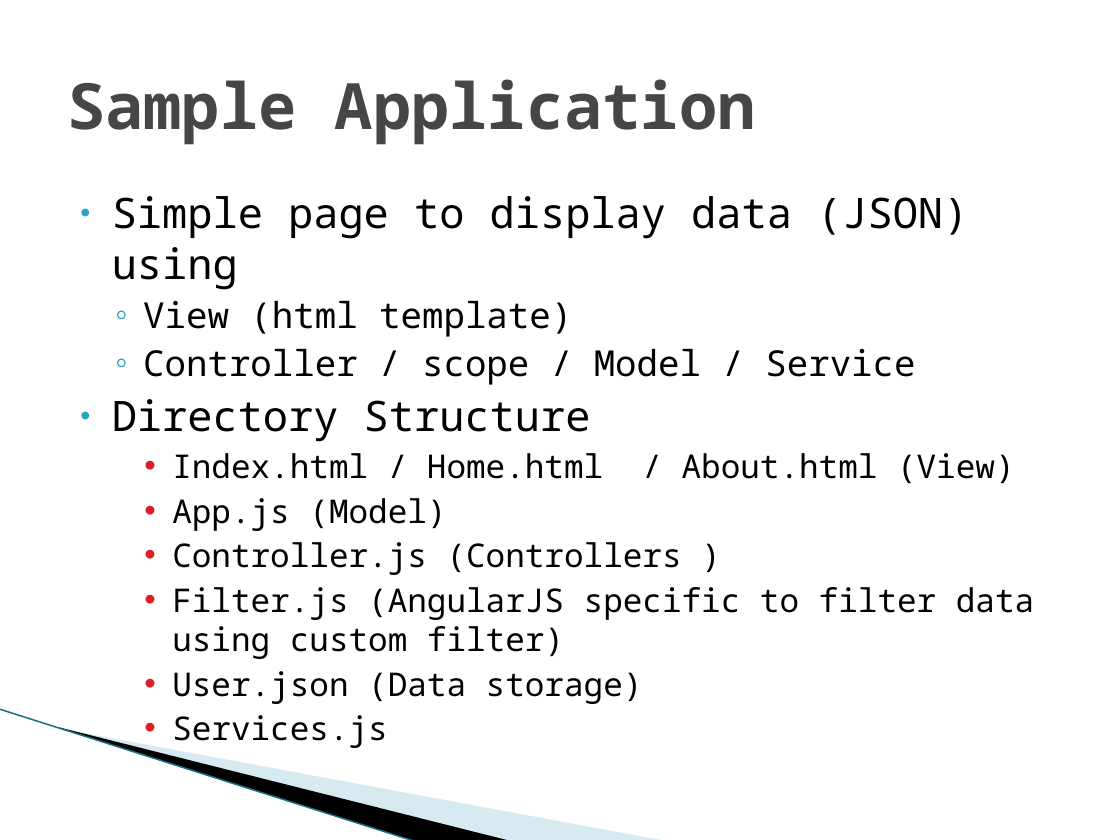
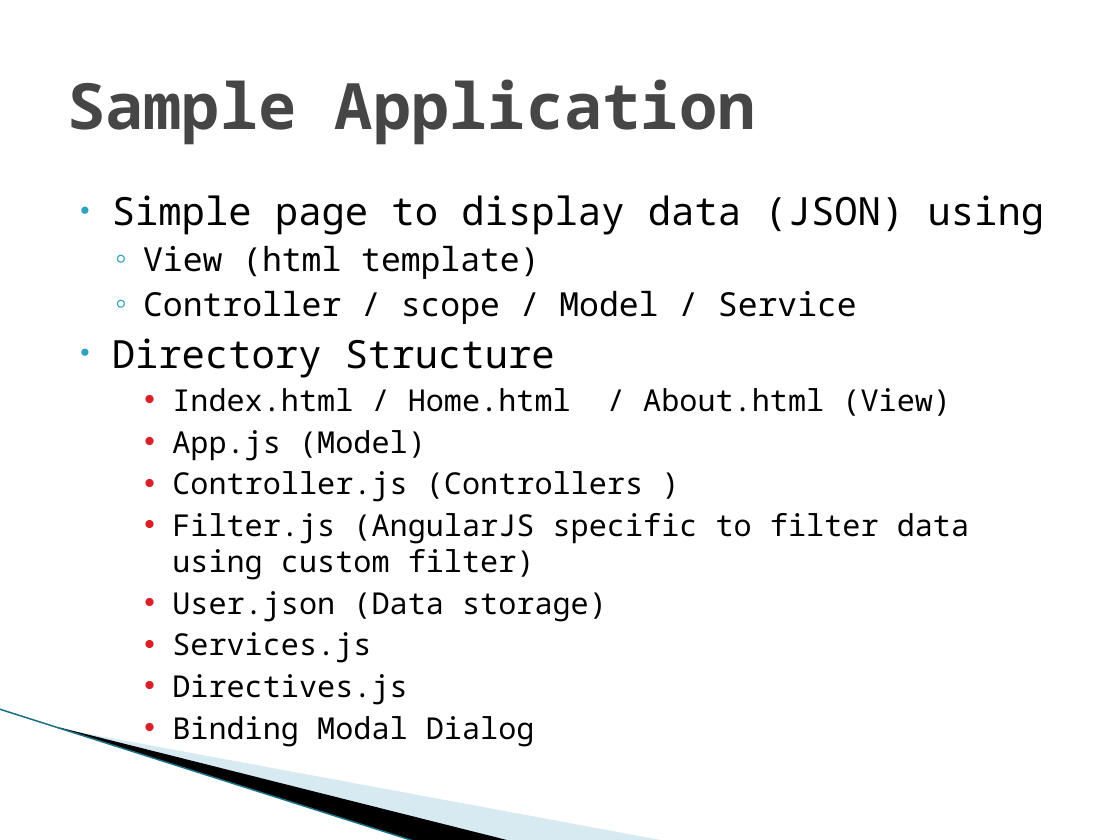
Before and after one commit to LeidosInnovation/Project-AngularJS, a slide deck: slide 4 of AngularJS-02/AngularJS-02.pptx (slide 5 before the commit). Drawn at 1120x840 pixels with LibreOffice and Linux fonts; fonts in the diff are those of the drawing; background and template pictures are left out. Boxes give left, top, right and bottom in pixels: in the first picture for what was removed or moved away, otherwise in the second. Text is boxed around its words. In the diff, an @@ line names an element or a change of style, - is before the commit and + after.

```diff
--- a/AngularJS-02/AngularJS-02.pptx
+++ b/AngularJS-02/AngularJS-02.pptx
@@ text at bbox=[112, 195, 1045, 663]: size 27 to 25 pt in "Simple page to display data (JSON) using", "Directory Structure"; size 23 to 21.3 pt in "View (html template)", "Controller / scope / Model / Service"; size 21 to 19.4 pt in "Index.html / Home.html / About.html (View)", "App.js (Model)", "Controller.js (Controllers )", "Filter.js (AngularJS specific to filter data using ..." and 2 more places @@
@@ text at bbox=[172, 674, 535, 747]: paragraphs added @@
+    • Directives.js
+    • Binding Modal Dialog
```
Also in this commit, not shown: 3 other slides changed, 5 slides added, 5 slides removed.
